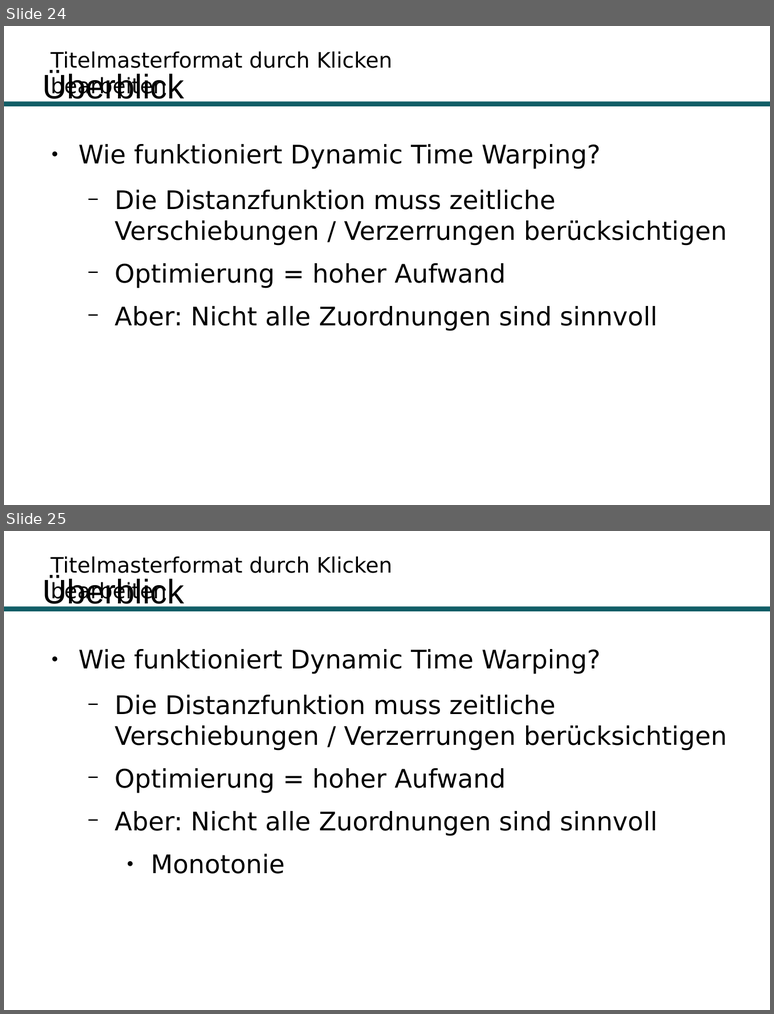
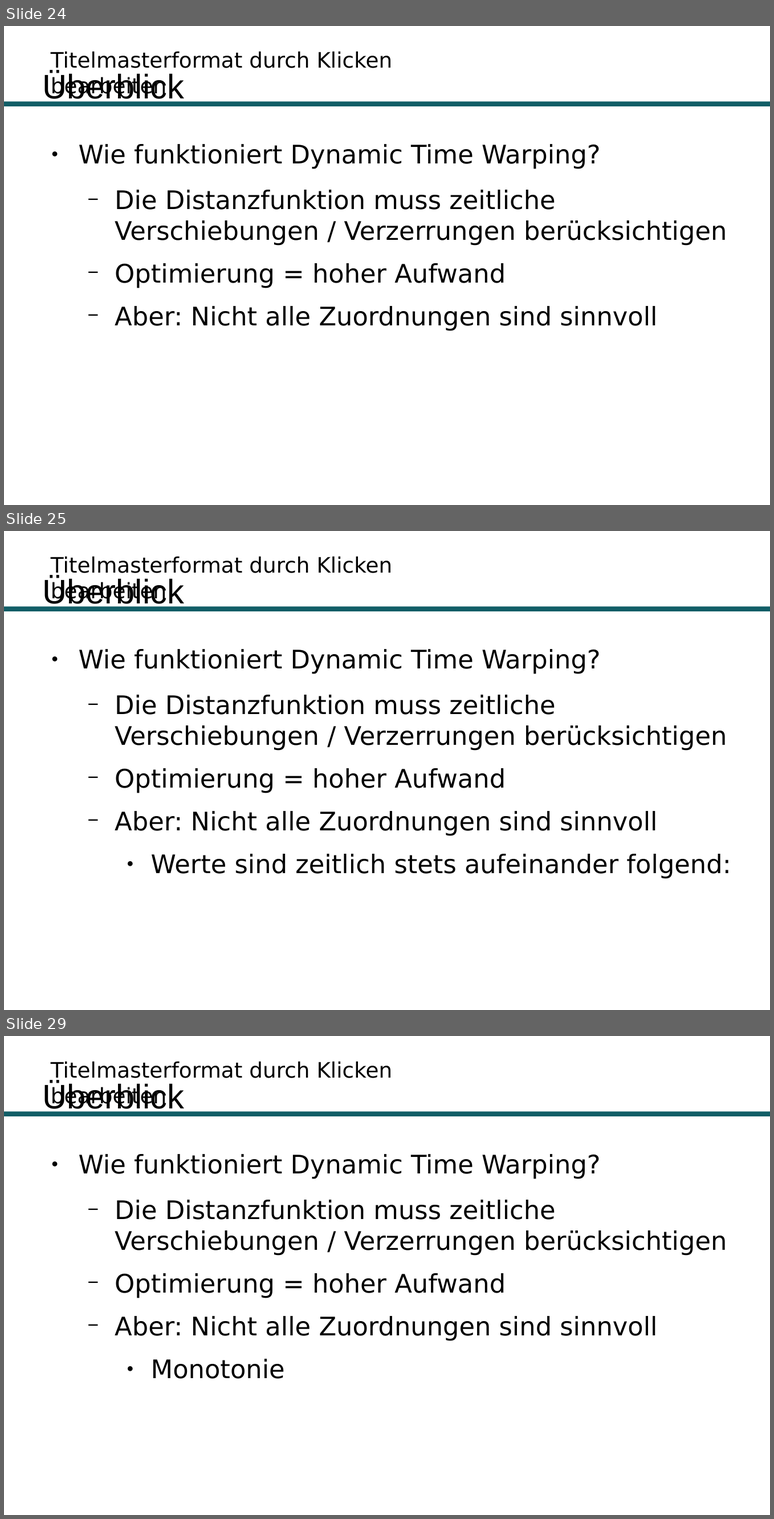
Before and after one commit to Hirnschwamm/DTW, a slide deck: Präsentation.odp. Shown one above the other, each under a label of ours: slides 24 and 25 before the commit, slides 24, 25 and 29 after it; the slides between them are not shown. The pictures are 774x1014 and 774x1519 pixels, drawn with LibreOffice and Linux fonts; fonts in the diff are those of the drawing; background and template pictures are left out. Boxes give left, top, right and bottom in pixels: in the first picture for what was removed or moved away, otherwise in the second. Text is boxed around its words. In the diff, an @@ line names an element or a change of style, - is before the commit and + after.

```diff
--- a/Präsentation.odp
+++ b/Präsentation.odp
@@ slide 25 added at bbox=[4, 531, 770, 1010], background #FFFFFF; not listed: 2 template elements that a slide beside it also shows @@
@@ title added at bbox=[42, 576, 184, 610], 32 pt, text #000000 @@
+Überblick
@@ text added at bbox=[79, 649, 731, 879], 24 pt, text #000000 @@
+● Wie funktioniert Dynamic Time Warping?
+  − Die Distanzfunktion muss zeitliche Verschiebungen / Verzerrungen berücksichtigen
+  − Optimierung = hoher Aufwand
+  − Aber: Nicht alle Zuordnungen sind sinnvoll
+    ● Werte sind zeitlich stets aufeinander folgend:
@@ what was slide 25 is now slide 29 @@
```
Also in this commit, not shown: 1 slide changed, 10 other slides added.
